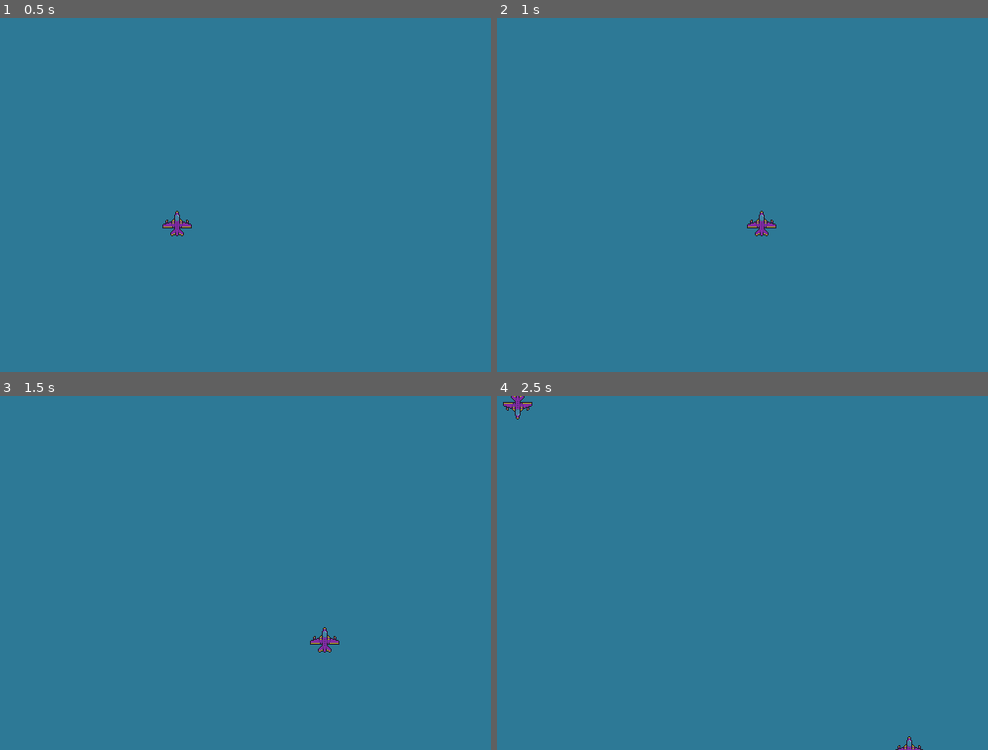
Above: before the commit, frames 1-4 (two rows, left to right).
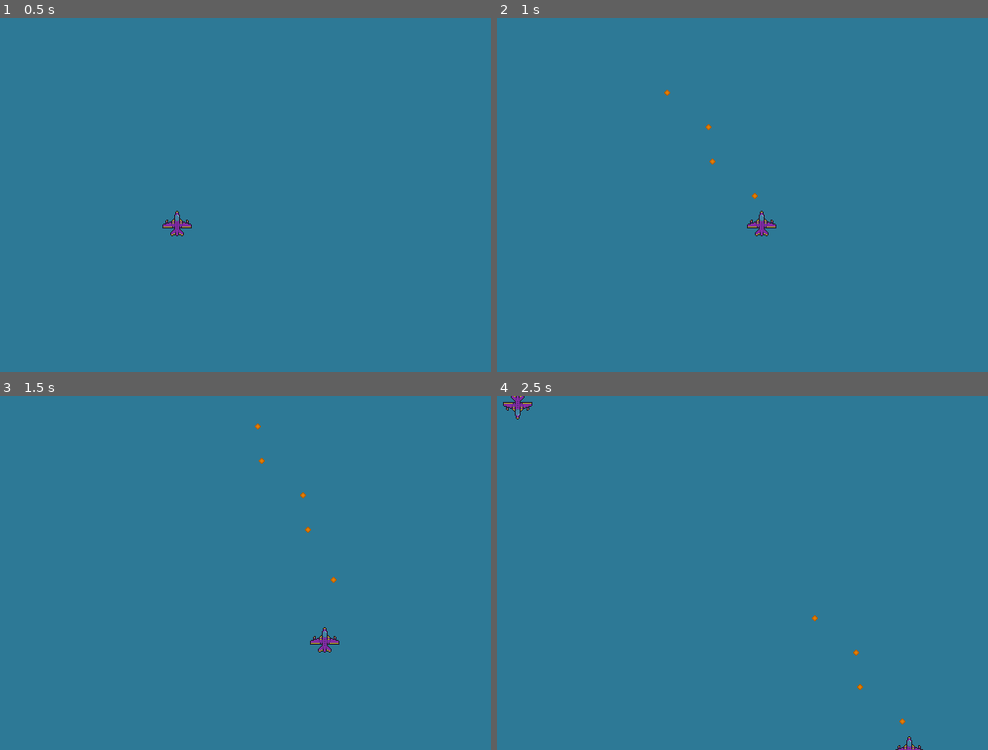
Above: after the commit, the same moments.

Repository: Nekupa-Studio/PlaneGame
Game: Godot game, scene res://scenes/prototype.tscn
Same seed, same stepped clock (60 frames per second), same inputs: the game is played once before the commit and once after it.
Inputs:
- Up to frame 1 (0.5 s): no input
- Up to frame 2 (1 s): tap Enter at 0.5 s; hold Right (right) from 0.53 s (still down); hold Space (shoot) from 0.53 s (still down)
- Up to frame 3 (1.5 s): release Right (right) at 1.28 s; release Space (shoot) at 1.28 s; hold Down (down) from 1.28 s (still down); tap Space (shoot) at 1.35 s
- Up to frame 4 (2.5 s): release Down (down) at 2.03 s; hold Right (right) from 2.03 s (still down); hold Space (shoot) from 2.03 s (still down)

Frame 1 is identical in both runs. In frame 2, less than 0.1% of the frame differs, in the area x 34-54%, y 20-52%; in frame 3, less than 0.1%, in the area x 51-69%, y 7-53%; in frame 4, less than 0.1%.
Error before the commit: Parse Error: Cannot assign a value of type String to constant "bullet_scene" with specified type PackedScene. (res://scripts/systems/shooting_system.gd:12)

Commit message:
oops it wasn't fixed actually

Diff:
--- a/scripts/utilities/game_config.gd
+++ b/scripts/utilities/game_config.gd
@@ -18,7 +18,7 @@
 const BULLET_LAYER = -1
 
 ## Path to bullet scene
-const BULLET_SCENE = "res://assets/scenes/bullet.tscn"
+const BULLET_SCENE = preload("res://assets/scenes/bullet.tscn")
 
 ## Minimum damage a bullet should deal regardless of armor.
 const MIN_DAMAGE = 1
Not shown, added: scenes/prototype.tscn1043311681.tmp
